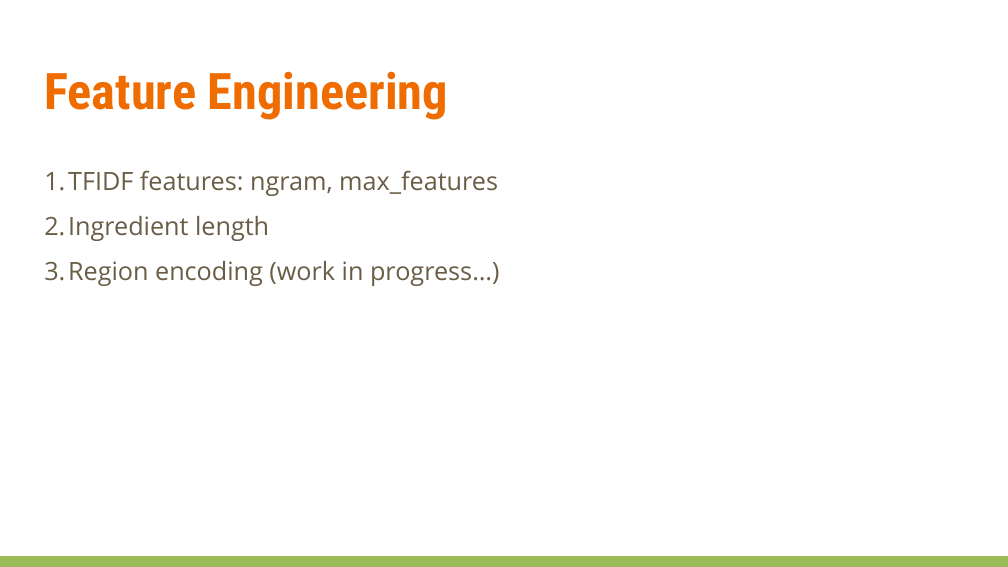
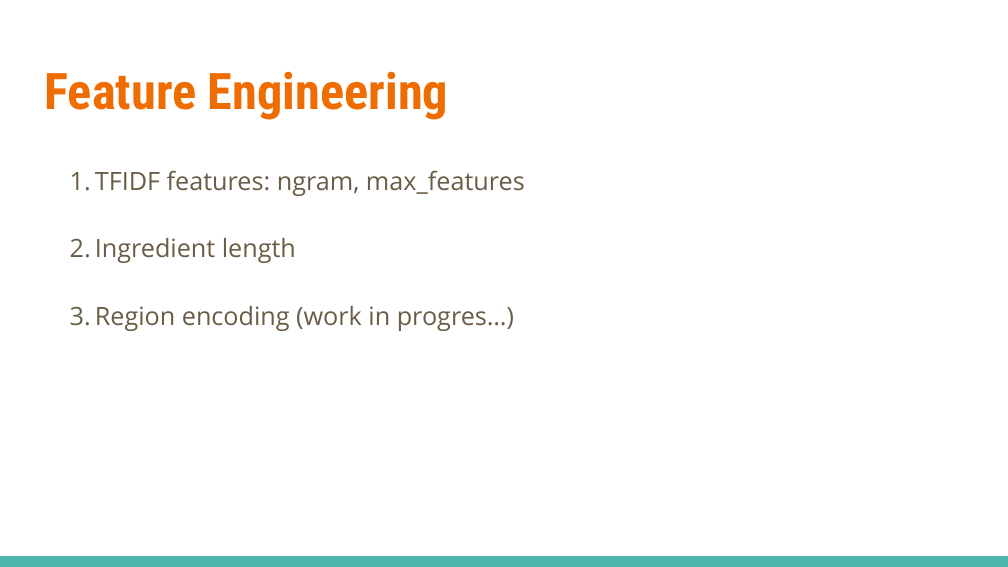
Before and after one commit to bluegrapes/DAT8Coursework, a slide deck: slide 17 of project2/What’s Cooking.pptx (slide 18 before the commit). Drawn at 1008x567 pixels with LibreOffice and Linux fonts; fonts in the diff are those of the drawing. Boxes give left, top, right and bottom in pixels: in the first picture for what was removed or moved away, otherwise in the second. Text is boxed around its words. In the diff, an @@ line names an element or a change of style, - is before the commit and + after.

```diff
--- a/project2/What’s Cooking.pptx
+++ b/project2/What’s Cooking.pptx
@@ text at (x1=95, y1=170, x2=525, y2=263): indent changed; more space between paragraphs @@
@@ text at (x1=95, y1=306, x2=514, y2=331): text changed @@
-3. Region encoding (work in progress…)
+3. Region encoding (work in progres…)
@@ rectangle at (x1=0, y1=556, x2=1008, y2=567): fill #9BBB59 to #4DB6AC @@
```
Also in this commit, not shown: 23 other slides changed, 3 slides added, 10 slides removed, 1 other file.
